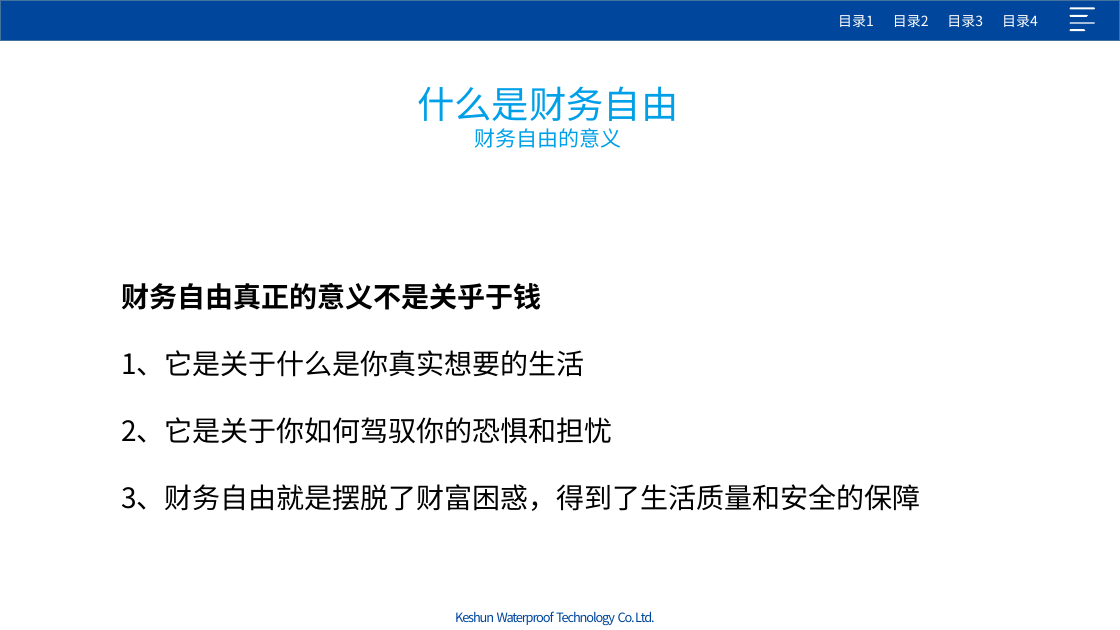
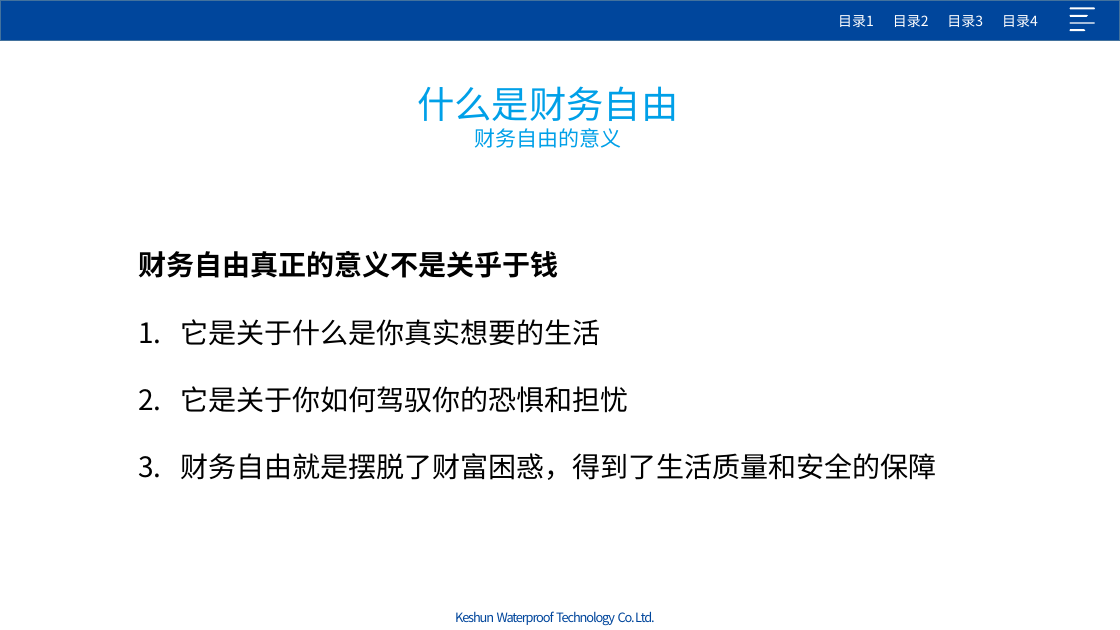
Before and after one commit to Jack-liangqihua/ABAP_CODER, a slide deck: slide 9 of 专题研究/晨会主题/201904财务自由.pptx. Drawn at 1120x630 pixels with LibreOffice and Linux fonts; fonts in the diff are those of the drawing; background and template pictures are left out. Boxes give left, top, right and bottom in pixels: in the first picture for what was removed or moved away, otherwise in the second. Text is boxed around its words. In the diff, an @@ line names an element or a change of style, - is before the commit and + after.

```diff
--- a/专题研究/晨会主题/201904财务自由.pptx
+++ b/专题研究/晨会主题/201904财务自由.pptx
@@ text "财务自由真正的意义不是关乎于钱": place and size @@
-text "财务自由真正的意义不是关乎于钱" at (121, 283, 921, 511)
+text "财务自由真正的意义不是关乎于钱" at (138, 251, 936, 480)
@@ text at (180, 319, 936, 480): text changed @@
-1、它是关于什么是你真实想要的生活
-2、它是关于你如何驾驭你的恐惧和担忧
-3、财务自由就是摆脱了财富困惑，得到了生活质量和安全的保障
+1. 它是关于什么是你真实想要的生活
+2. 它是关于你如何驾驭你的恐惧和担忧
+3. 财务自由就是摆脱了财富困惑，得到了生活质量和安全的保障
```
Also in this commit, not shown: 6 other slides changed, 1 slide added, 6 slides removed.
